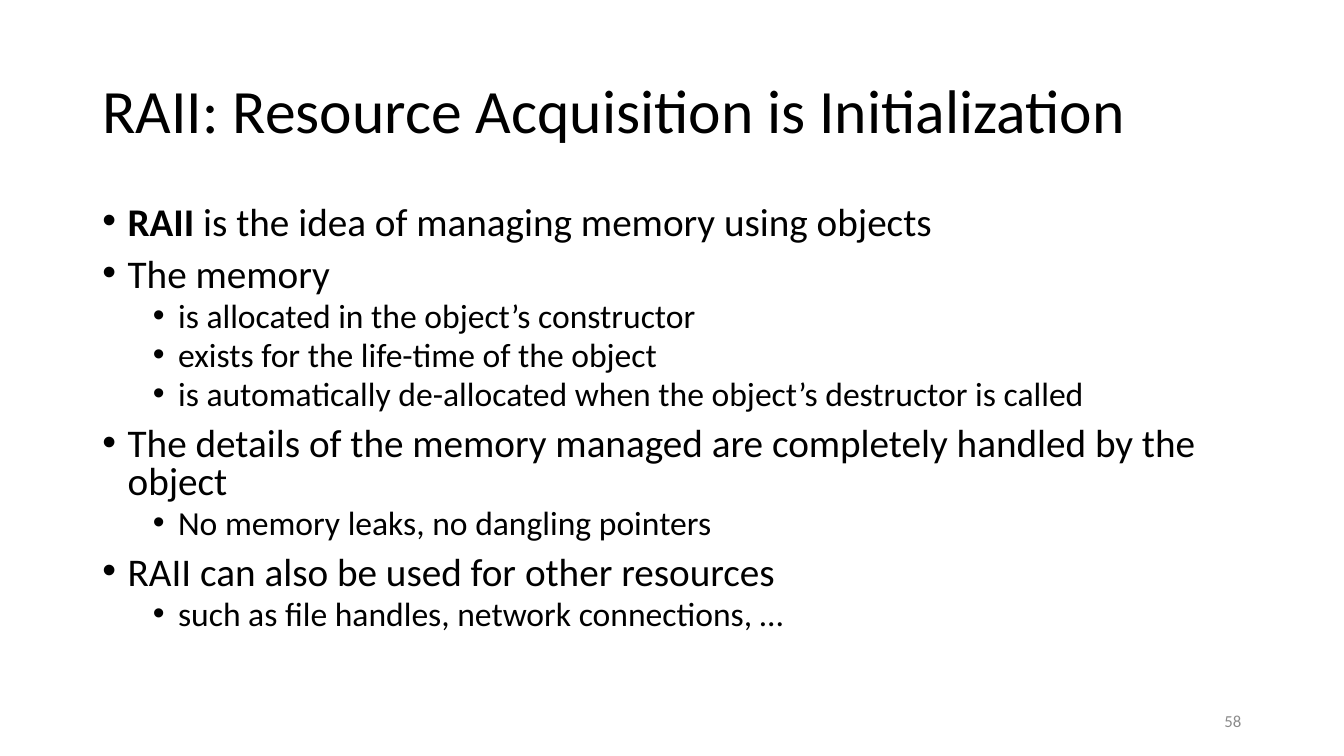
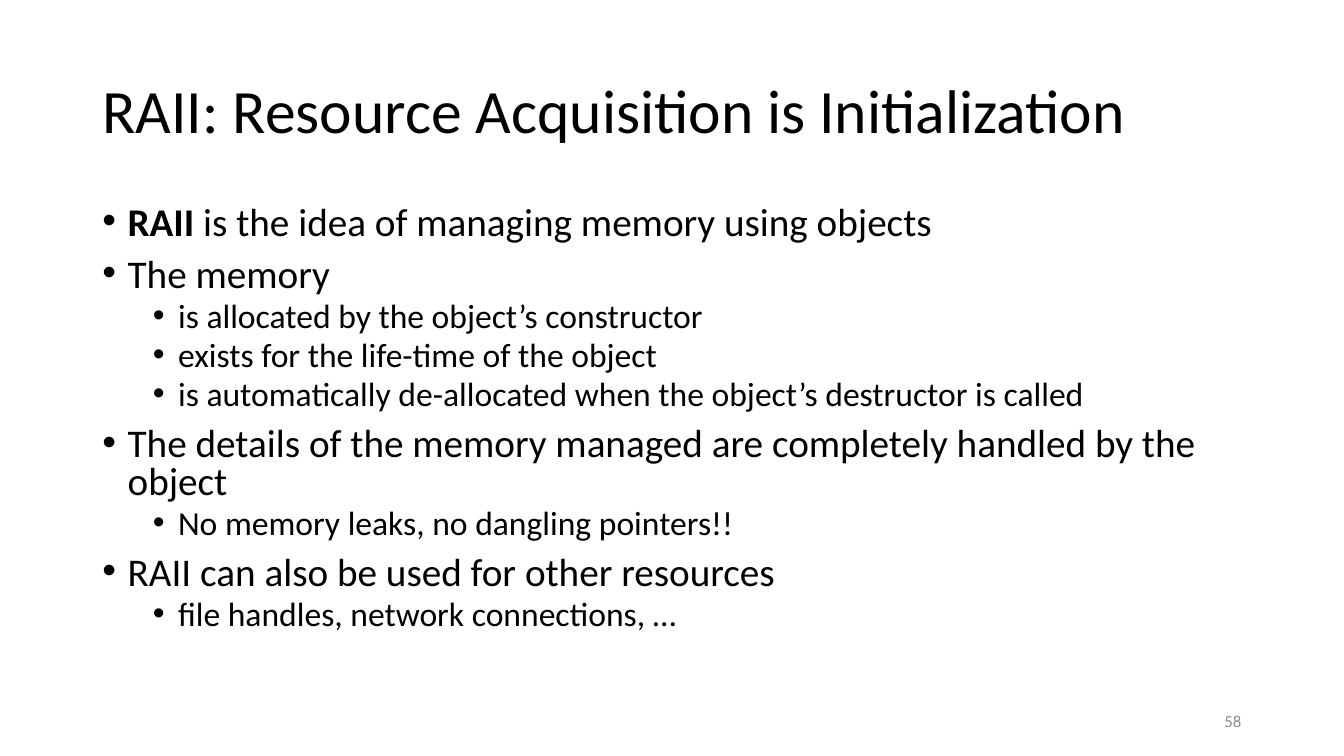
Before and after one commit to tjd1234/cmpt135spring2024, a slide deck: slide 58 of sample_code/week5/week5_cmpt135.pptx. Drawn at 1344x756 pixels with LibreOffice and Linux fonts; fonts in the diff are those of the drawing. Boxes give left, top, right and bottom in pixels: in the first picture for what was removed or moved away, otherwise in the second. Text is boxed around its words. In the diff, an @@ line names an element or a change of style, - is before the commit and + after.

```diff
--- a/sample_code/week5/week5_cmpt135.pptx
+++ b/sample_code/week5/week5_cmpt135.pptx
@@ text at bbox=[178, 304, 702, 334]: text changed @@
-  • is allocated in the object’s constructor
+  • is allocated by the object’s constructor
@@ text at bbox=[178, 511, 733, 541]: text changed @@
-  • No memory leaks, no dangling pointers
+  • No memory leaks, no dangling pointers!!
@@ text at bbox=[178, 602, 645, 630]: text changed @@
-  • such as file handles, network connections, …
+  • file handles, network connections, …
```
Also in this commit, not shown: 39 other slides changed, 3 other files.
